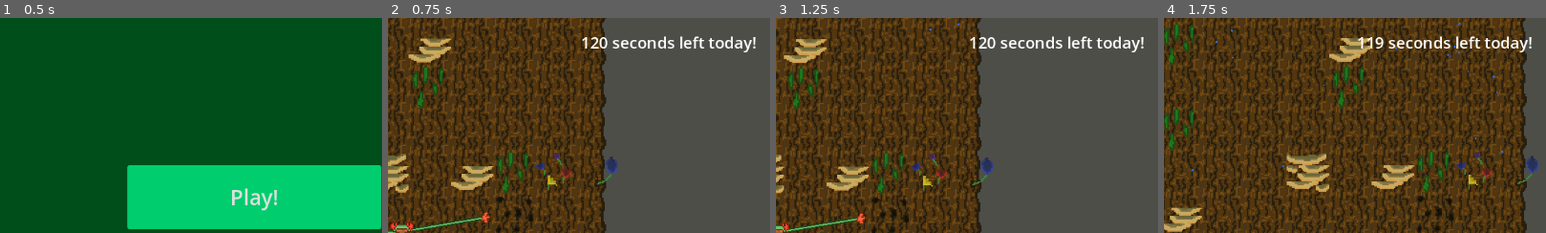
Above: before the commit, frames 1-4 (left to right).
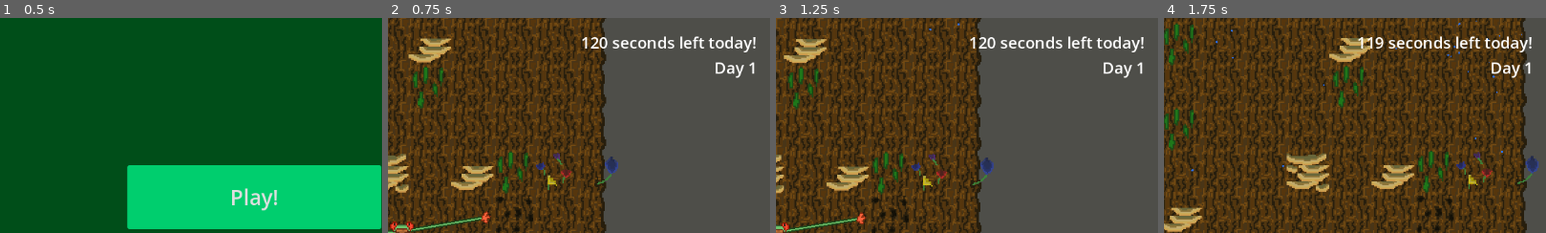
Above: after the commit, the same moments.

Repository: Team-Goose/brackeys-12-game-jam
Game: Godot game, scene res://game.tscn
Same seed, same stepped clock (60 frames per second), same inputs: the game is played once before the commit and once after it. Sound files missing from this copy of the repository are replaced by a short silence.
Inputs (mouse positions are % of the whole screen's width and height, from its top left):
- Up to frame 1 (0.5 s): no input
- Up to frame 2 (0.75 s): click "Play!" at 0.5 s
- Up to frame 3 (1.25 s): no input
- Up to frame 4 (1.75 s): move the mouse to (15, 95) at 1.27 s; press the mouse at (15, 95) at 1.28 s; hold Right (right) from 1.28 s (still down)
The pictures show only the part of the screen within x 50-100%, y 0-50%; the shares and areas given below are measured in that part.

Frame 1 is identical in both runs. In frame 2, 0.3% of the frame differs, in the area x 85-96%, y 20-28%; in frame 3, 0.3%; in frame 4, 0.3%.

Commit message:
added days to gui and score multiplier

Diff:
--- a/game.gd
+++ b/game.gd
@@ -7,6 +7,7 @@
 var game_gui_preload = preload('res://scenes/game_gui.tscn')
 
 var last_highest_point := 0
+var day := 0
 var score := 0
 var storm_strength := 0
 
@@ -76,18 +77,20 @@
 	# only climbing to new heights gets points!
 	if y_value > last_highest_point:
 		last_highest_point = y_value
-		# multiplier is 1 + however many minutes have passed + 10% of storm intensity + 10% of hold strength
+		# multiplier is 1 + however many minutes have passed + 10% of storm intensity + 20% of hold strength + 10% of day number
 		# timer calc:
 		var multiplier: float = ((%DayTimer.wait_time - %DayTimer.time_left) / 60) + 1
 		# storm intensity calc:
 		multiplier += storm_strength / 10.0
 		# hold strength calc:
-		multiplier += hold_strength / 10.0
+		multiplier += hold_strength / 5.0
+		# day number calc:
+		multiplier += day / 10.0
 		score += y_value * multiplier
 		$CanvasLayer/GameGUI.set_score(int(score))
 
 func _on_main_menu_play_pressed() -> void:
-	reset_play()
+	reset_play(true)
 
 func _on_main_menu_options_pressed() -> void:
 	print("options pressed") # TODO
@@ -108,8 +111,6 @@
 	var day_finished = $CanvasLayer/DayFinishedMenu
 	if day_finished != null:
 		$CanvasLayer.remove_child(day_finished)
-	if reset_score:
-		score = 0
 	%MainMenu.visible = false
 	var thm_instance: TreeHoldMapper = tree_hold_mapper_preload.instantiate()
 	thm_instance.connect('cell_l_clicked', _on_cell_l_clicked)
@@ -118,7 +119,13 @@
 	add_child(thm_instance)
 	var gui_instance: GameGUI = game_gui_preload.instantiate()
 	$CanvasLayer.add_child(gui_instance)
+	if reset_score:
+		score = 0
+		day = 0
+	else:
+		day += 1
 	$CanvasLayer/GameGUI.set_score(int(score))
+	$CanvasLayer/GameGUI.set_day(day + 1)
 	%DayTimer.start()
 
 func _on_storm_strength_changed(val: int) -> void:
--- a/scenes/game_gui.tscn
+++ b/scenes/game_gui.tscn
@@ -59,8 +59,19 @@
 theme_override_constants/margin_top = 20
 theme_override_constants/margin_right = 20
 
-[node name="TimeLabel" type="Label" parent="MarginContainer2"]
+[node name="VBoxContainer" type="VBoxContainer" parent="MarginContainer2"]
+layout_mode = 2
+
+[node name="TimeLabel" type="Label" parent="MarginContainer2/VBoxContainer"]
 unique_name_in_owner = true
 layout_mode = 2
 text = "120 seconds left today!"
 label_settings = SubResource("LabelSettings_nqs6t")
+horizontal_alignment = 2
+
+[node name="DayLabel" type="Label" parent="MarginContainer2/VBoxContainer"]
+unique_name_in_owner = true
+layout_mode = 2
+text = "Day 1"
+label_settings = SubResource("LabelSettings_nqs6t")
+horizontal_alignment = 2
--- a/scripts/game_gui.gd
+++ b/scripts/game_gui.gd
@@ -17,3 +17,6 @@
 
 func set_color(proportion_time_passed: float) -> void:
 	%TimeFilter.color = DAY_START_COLOR.lerp(DAY_END_COLOR, proportion_time_passed)
+
+func set_day(day: int) -> void:
+	%DayLabel.text = 'Day ' + str(day)
